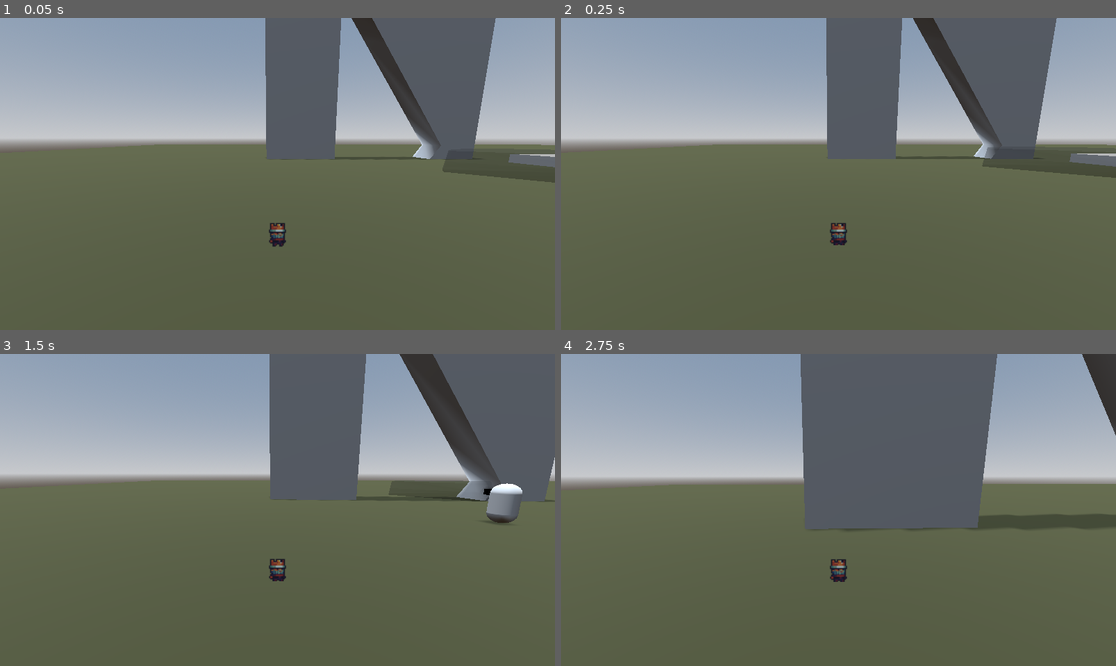
Above: before the commit, frames 1-4 (two rows, left to right).
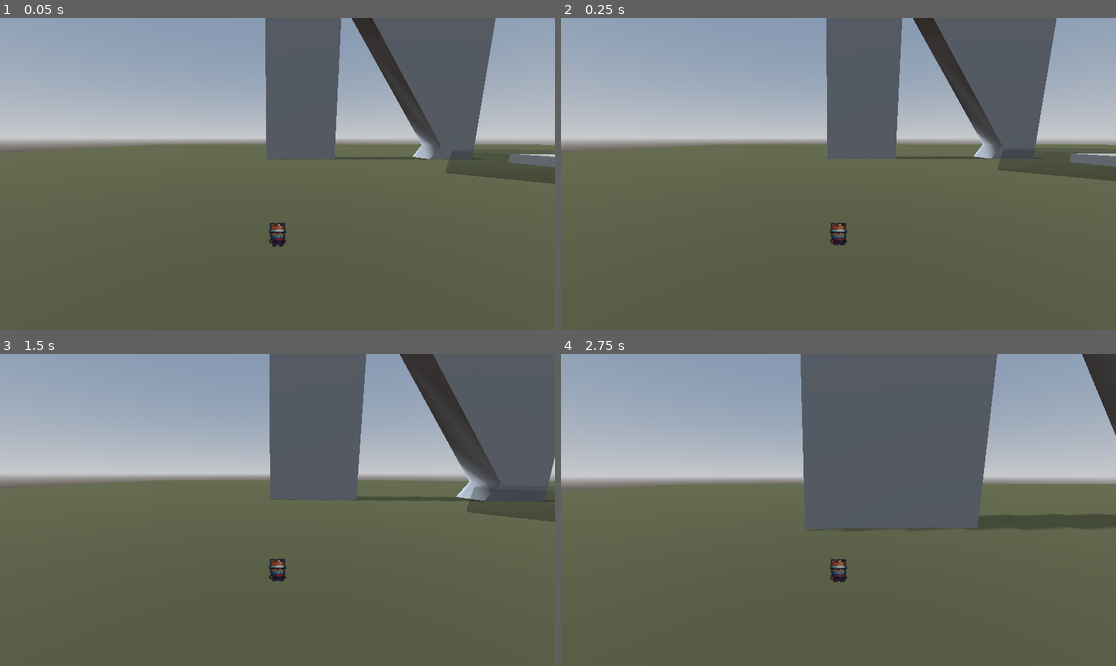
Above: after the commit, the same moments.

Repository: BetterBlood/Smoker_Guy
Game: Godot game, scene res://scenes/main.tscn
Same seed, same stepped clock (60 frames per second), same inputs: the game is played once before the commit and once after it.
Inputs (mouse positions are in pixels of both pictures, inside the frame that each line leads up to):
- Up to frame 1 (0.05 s): no input
- Up to frame 2 (0.25 s): no input
- Up to frame 3 (1.5 s): move the mouse to (305, 510) at 0.52 s; hold W (move_forward) from 0.53 s (still down); tap Space (jump) at 0.77 s; move the mouse to (249, 510) at 1.27 s
- Up to frame 4 (2.75 s): keep holding W (move_forward); tap Space (jump) at 1.52 s; move the mouse to (849, 503) at 2.02 s

The runs differ from the first frame. In frame 1, less than 0.1% of the frame differs, in the area x 79-100%, y 45-54%; in frame 2, 0.3%; in frame 3, 1.8%, in the area x 69-100%, y 40-55%; in frame 4, nothing differs.

Commit message:
make alert more obvious and follow player once alerted

Diff:
--- a/scenes/enemy.tscn
+++ b/scenes/enemy.tscn
@@ -83,7 +83,7 @@
 [node name="MeshInstance3D3" type="MeshInstance3D" parent="."]
 
 [node name="CSGCylinder3D" type="CSGCylinder3D" parent="."]
-transform = Transform3D(0.99794, 0, 0, 0, -1.19724e-07, -0.99794, 0, 2.73897, -4.36214e-08, 0, 0.445311, -3.26311)
+transform = Transform3D(0.99794, 0, 0, 0, -1.19724e-07, -0.99794, 0, 2.73897, -4.36214e-08, -0.00223696, 0.419316, -3.26987)
 radius = 5.0
 sides = 32
 cone = true
--- a/scenes/main.tscn
+++ b/scenes/main.tscn
@@ -72,7 +72,8 @@
 [node name="Player" parent="." instance=ExtResource("1_sa3da")]
 transform = Transform3D(1, 0, 0, 0, 1, 0, 0, 0, 1, -18.1, 0.68, 0)
 
-[node name="Enemy" parent="." instance=ExtResource("2_jc17c")]
+[node name="Enemy" parent="." node_paths=PackedStringArray("player") instance=ExtResource("2_jc17c")]
 transform = Transform3D(0.703438, 0, 0, 0, 0.660562, 0, 0, 0, 0.742559, -10.6219, 1.18901, 0)
 point_a = Vector3(-10.622, 1.189, 10)
 point_b = Vector3(-10.622, 1.189, -10)
+player = NodePath("../Player")
--- a/scripts/Enemy.gd
+++ b/scripts/Enemy.gd
@@ -1,8 +1,8 @@
 class_name Enemy extends CharacterBody3D
 @export var point_a: Vector3
 @export var point_b: Vector3
-@export var speed: float = 5.0
-
+@export var speed: float = 2.0
+@export var player: RigidBody3D
 var alerted: bool = false
 var target: Vector3
 
@@ -13,16 +13,18 @@
 func _physics_process(delta):
 	# Calculate the direction vector from the enemy to the target
 	var direction = (target - position).normalized()
-
+	position += direction * speed * delta
 	if (!alerted):
 		alerted = can_see_player()
-	# Move the enemy towards the target
-	position += direction * speed * delta
-	# Check if we've reached (or are close enough to) the target
-	if position.distance_to(target) < 1.0:
-		# Switch target between point A and point B
-		target = point_a if target == point_b else point_b
+		# Check if we've reached (or are close enough to) the target
+		if position.distance_to(target) < 1.0:
+			# Switch target between point A and point B
+			target = point_a if target == point_b else point_b
+			look_at(target, Vector3.UP)
+	else:
+		target = Vector3(player.position.x, position.y, player.position.z)
 		look_at(target, Vector3.UP)
+
 
 func can_see_player() -> bool:
 	for child in $Rays.get_children():
@@ -32,5 +34,12 @@
 				var collider = child.get_collider()
 				 # Check by comparing against the player’s group or name
 				if collider and collider.is_in_group("Player"):
+					set_alerted()
 					return true
 	return false
+
+func set_alerted():
+	speed += 2
+	var mat = StandardMaterial3D.new()
+	mat.albedo_color = Color.RED
+	$MeshInstance3D.set_surface_override_material(0, mat)
